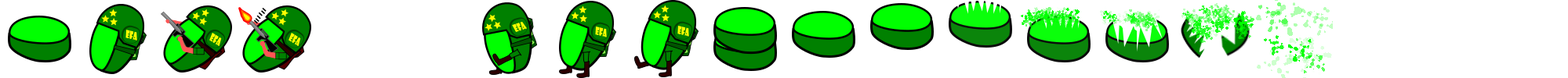
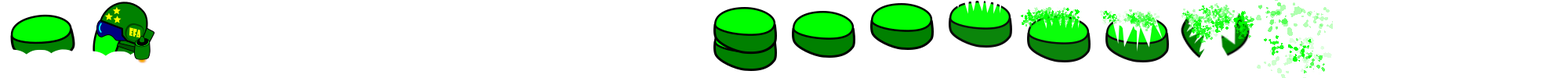
Two versions of the same layered image (1568px x 78px). Layer-by-layer changes:
added layer "strip1.png" above "Livello" over [7, 1, 156, 75]
hid "soldato con casco" over [7, 0, 699, 78]
